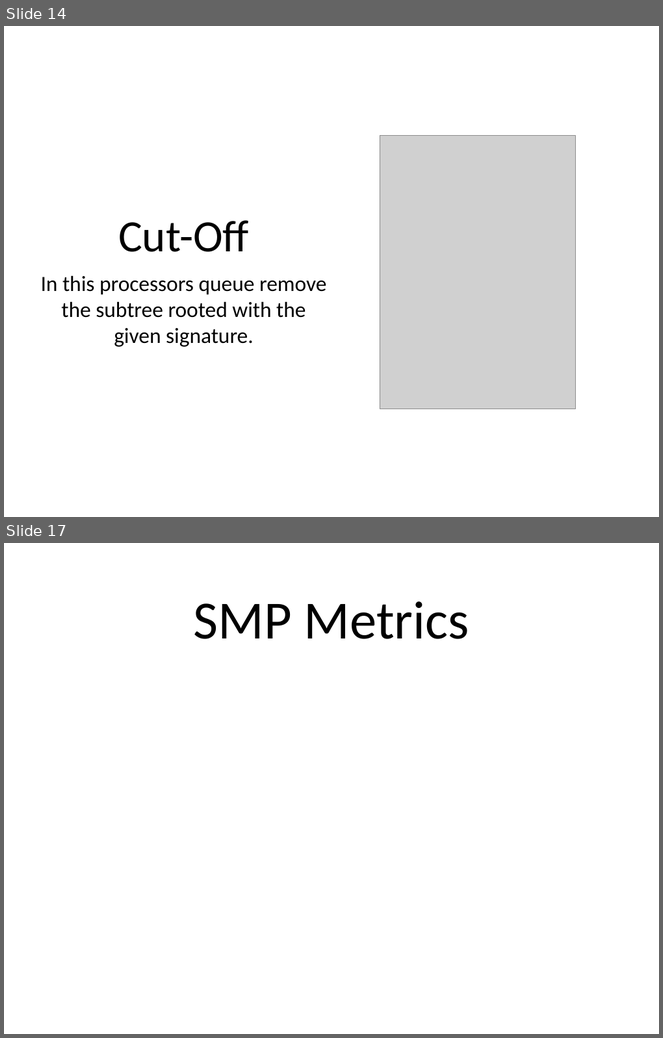
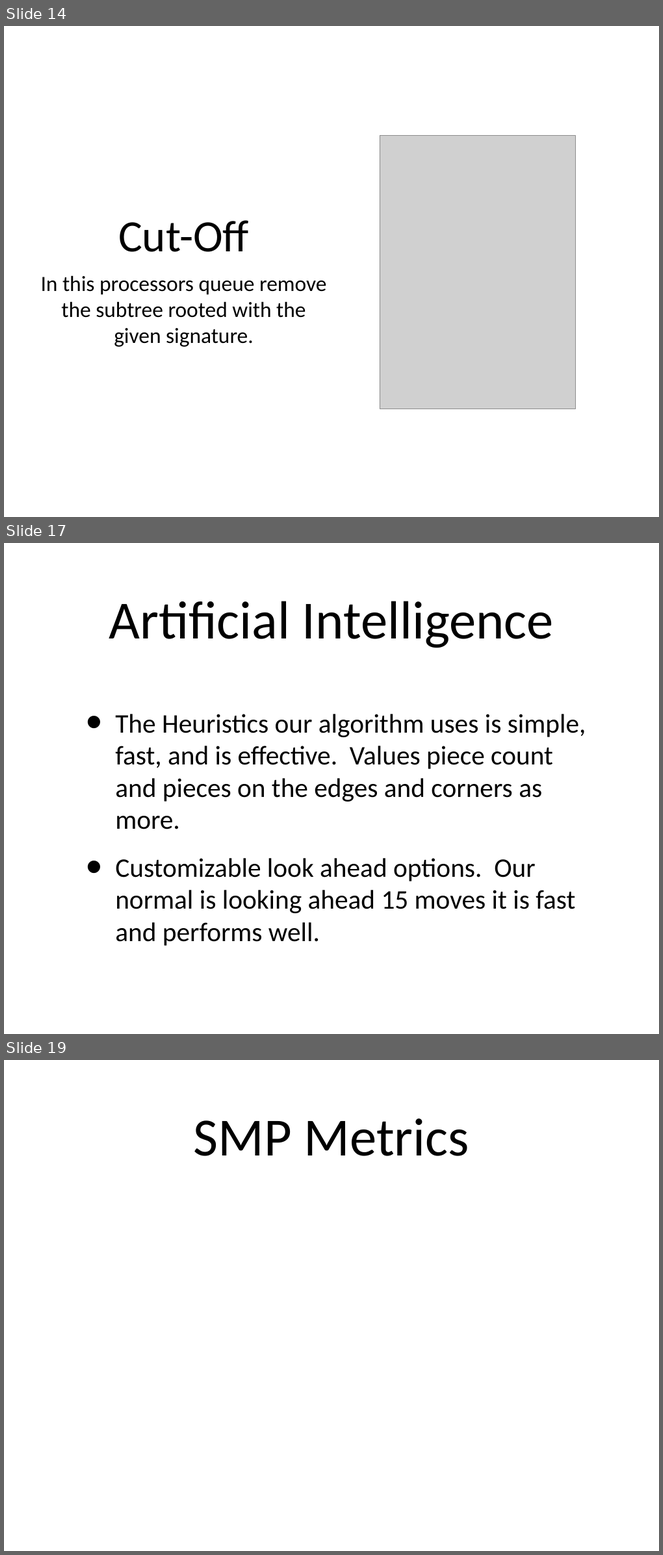
Before and after one commit to amod0017/rit-othello, a slide deck: Othello/other/Othello-Presentation-2.ppt. Shown one above the other, each under a label of ours: slides 14 and 17 before the commit, slides 14, 17 and 19 after it; the slides between them are not shown. The pictures are 663x1038 and 663x1555 pixels, drawn with LibreOffice and Linux fonts; fonts in the diff are those of the drawing; grey boxes stand for pictures. Boxes give left, top, right and bottom in pixels: in the first picture for what was removed or moved away, otherwise in the second. Text is boxed around its words. In the diff, an @@ line names an element or a change of style, - is before the commit and + after.

```diff
--- a/Othello/other/Othello-Presentation-2.ppt
+++ b/Othello/other/Othello-Presentation-2.ppt
@@ slide 17 added at [4,543,659,1034], background #FFFFFF @@
@@ title added at [109,601,554,648], 84 pt, text #000000 @@
+Artificial Intelligence
@@ text added at [115,714,586,946], 42 pt, text #000000 @@
+• The Heuristics our algorithm uses is simple, fast, and is effective. Values piece count and pieces on the edges and corners as more.
+• Customizable look ahead options. Our normal is looking ahead 15 moves it is fast and performs well.
@@ what was slide 17 is now slide 19 @@
```
Also in this commit, not shown: 1 slide changed, 6 other slides added, 4 slides removed.
